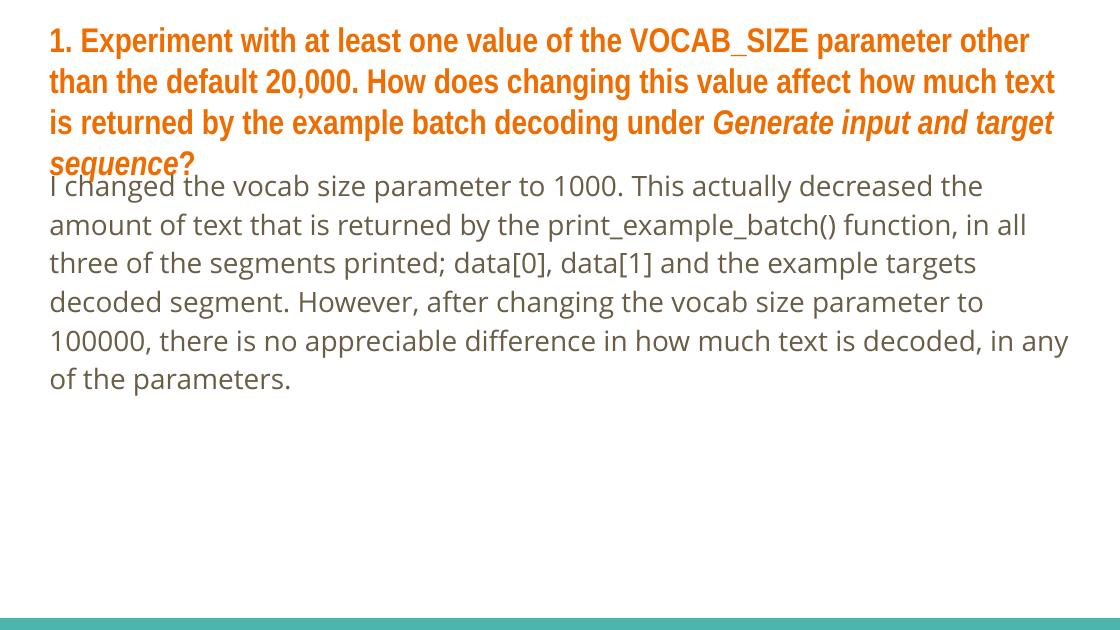
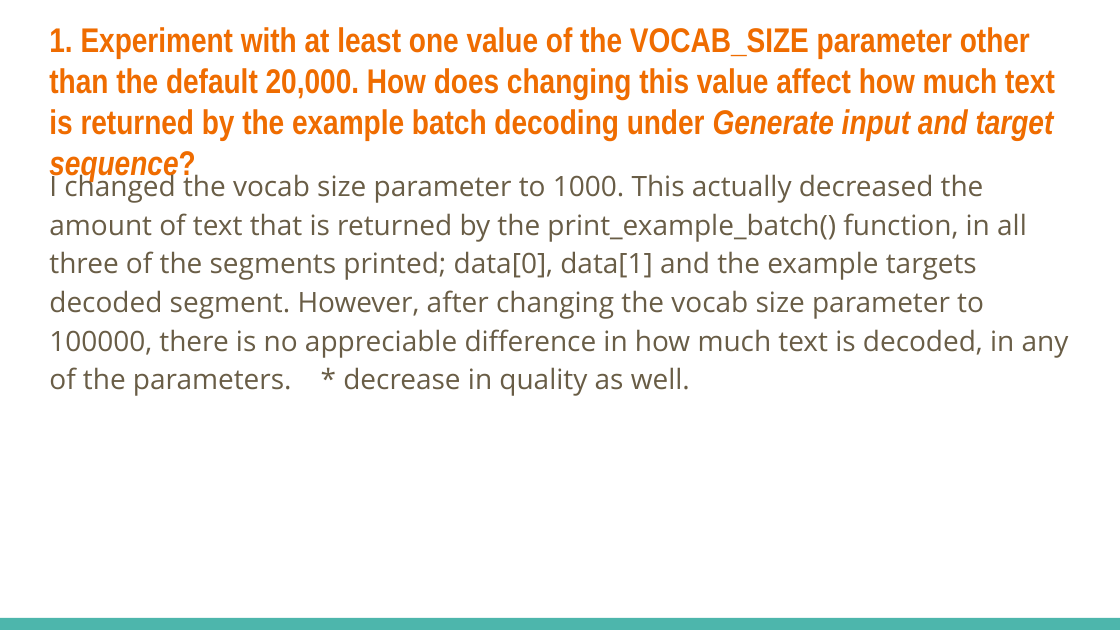
Before and after one commit to eding42/ece157b-hw1, a slide deck: slide 2 of Homework_1_Template.pptx. Drawn at 1120x630 pixels with LibreOffice and Linux fonts; fonts in the diff are those of the drawing. Boxes give left, top, right and bottom in pixels: in the first picture for what was removed or moved away, otherwise in the second. Text is boxed around its words. In the diff, an @@ line names an element or a change of style, - is before the commit and + after.

Commit message:
update presentation

```diff
--- a/Homework_1_Template.pptx
+++ b/Homework_1_Template.pptx
@@ text at <box>49,170,1069,396</box>: text changed @@
-I changed the vocab size parameter to 1000. This actually decreased the amount of text that is returned by the print_example_batch() function, in all three of the segments printed; data[0], data[1] and the example targets decoded segment. However, after changing the vocab size parameter to 100000, there is no appreciable difference in how much text is decoded, in any of the parameters.
+I changed the vocab size parameter to 1000. This actually decreased the amount of text that is returned by the print_example_batch() function, in all three of the segments printed; data[0], data[1] and the example targets decoded segment. However, after changing the vocab size parameter to 100000, there is no appreciable difference in how much text is decoded, in any of the parameters. * decrease in quality as well.
```
Also in this commit, not shown: 1 other slide changed.
